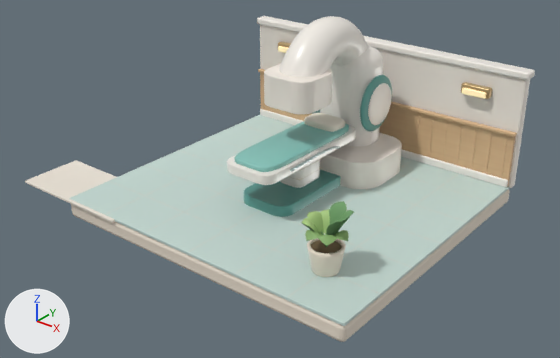
An edit to the glTF model godot/assets/models/treatment-annex.glb, drawn before and after from the same camera.
Both versions are drawn from a 50 mm camera at (17.74, -13.08, 6.45) aimed at (9.86, -3.24, 0.35). The lights are fixed; the arrows at lower left show +X, +Y and +Z. The picture after the commit comes second. Vertices at exactly the same position are counted once.

In view in the first picture: 'treatment-annex'.
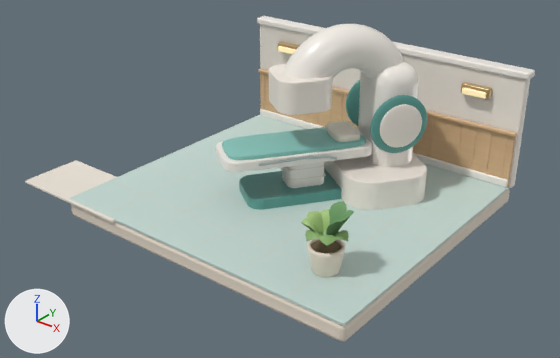
Changed parts and their boxes [x1, y1, x2, y2] in the pictures (560 x 358 px; the box of a moved part takes in the faces that stretch with it):
part 1 of me_cube_1491, moved or reshaped
    before: [288, 166, 323, 181]
    after: [280, 168, 326, 181]
part 2 of me_cube_1491, moved or reshaped
    before: [299, 158, 322, 171]
    after: [286, 163, 326, 171]
part 3 of me_cube_1491, moved or reshaped
    before: [320, 133, 402, 189]
    after: [324, 154, 427, 210]
part 4 of me_cube_1491, moved or reshaped
    before: [368, 83, 392, 125]
    after: [380, 104, 422, 148]
part 5 of me_cube_1491, moved or reshaped
    before: [264, 64, 333, 114]
    after: [269, 64, 332, 115]
part 6 of me_cube_1491, moved or reshaped
    before: [280, 160, 320, 188]
    after: [282, 162, 324, 188]
part 7 of me_cube_1491, moved or reshaped
    before: [227, 126, 356, 185]
    after: [216, 129, 373, 173]
part 8 of me_cube_1491, moved or reshaped
    before: [320, 46, 383, 147]
    after: [358, 62, 419, 167]
part 9 of me_cube_1491, moved or reshaped
    before: [279, 16, 368, 77]
    after: [283, 24, 405, 79]
part 10 of me_cube_1491, moved or reshaped
    before: [244, 170, 340, 217]
    after: [239, 168, 342, 210]
part 11 of me_cube_1491, moved or reshaped (mostly hidden before)
    before: [312, 110, 320, 114]
    after: [346, 80, 360, 126]
part 12 of me_cube_1491, moved or reshaped
    before: [360, 75, 392, 132]
    after: [370, 95, 427, 153]
part 13 of me_cube_1491, moved or reshaped
    before: [235, 121, 349, 172]
    after: [222, 127, 366, 160]
part 14 of me_cube_1491, moved or reshaped
    before: [304, 113, 345, 132]
    after: [326, 121, 360, 142]
part 15 of me_cube_1491, moved or reshaped
    before: [290, 146, 340, 172]
    after: [259, 155, 337, 166]

The edits, one by one:
me_cube_1491 has 12683 vertices, 24784 faces and spans x -4.25..3.08, y -2.8..2.89, z -0.16..3.24.
me_cube_1491 is used by ob_treatment_annex; location (10.0, -3.0, -0.16).
me_cube_1491 part 1: the loose piece of 152 vertices spanning x -0.26..0.26, y -0.18..0.52, z 0.57..0.59 is turned -35 degrees about the z axis through the mesh origin.
me_cube_1491 part 2: the loose piece of 152 vertices spanning x -0.26..0.26, y -0.18..0.52, z 0.76..0.78 is turned -35 degrees about the z axis through the mesh origin.
me_cube_1491 part 3: the loose piece of 288 vertices spanning x -1.1..1.1, y 0.72..2.28, z 0.18..0.74 is turned -35 degrees about the z axis through the mesh origin.
me_cube_1491 part 4: the loose piece of 610 vertices spanning x 0.64..0.72, y 1.32..2.12, z 1.16..1.96 is turned -35 degrees about the z axis through the mesh origin.
me_cube_1491 part 5: the loose piece of 288 vertices spanning x -0.52..0.52, y -0.39..0.58, z 1.9..2.48 is turned -35 degrees about the z axis through the mesh origin.
me_cube_1491 part 6: the loose piece of 152 vertices spanning x -0.26..0.26, y -0.18..0.52, z 0.3..1.06 is turned -35 degrees about the z axis through the mesh origin.
me_cube_1491 part 7: the loose piece of 288 vertices spanning x -0.51..0.51, y -1.36..1.36, z 0.97..1.15 is turned -35 degrees about the z axis through its middle.
me_cube_1491 part 8: the loose piece of 152 vertices spanning x -0.57..0.57, y 1.34..2.16, z 0.46..2.56 is turned -35 degrees about the z axis through the mesh origin.
me_cube_1491 part 9: the loose piece of 800 vertices spanning x -0.42..0.42, y -0.33..2.13, z 1.89..3.24 is turned -35 degrees about the z axis through the mesh origin.
me_cube_1491 part 10: the loose piece of 288 vertices spanning x -0.52..0.52, y -0.95..0.95, z 0.17..0.41 is turned -35 degrees about the z axis through its middle.
me_cube_1491 part 11: the loose piece of 610 vertices spanning x -0.68..-0.53, y 1.18..2.26, z 1.02..2.1 is turned -35 degrees about the z axis through the mesh origin.
me_cube_1491 part 12: the loose piece of 610 vertices spanning x 0.53..0.68, y 1.18..2.26, z 1.02..2.1 is turned -35 degrees about the z axis through the mesh origin.
me_cube_1491 part 13: the loose piece of 610 vertices spanning x -0.44..0.44, y -1.27..1.27, z 1.1..1.25 is turned -35 degrees about the z axis through its middle.
me_cube_1491 part 14: the loose piece of 610 vertices spanning x -0.36..0.36, y 0.67..1.15, z 1.19..1.37 is turned -35 degrees about the z axis through the mesh origin.
me_cube_1491 part 15: the loose piece of 56 vertices spanning x 0.53..0.57, y -0.8..0.61, z 1.01..1.14 is turned -35 degrees about the z axis through the mesh origin.
